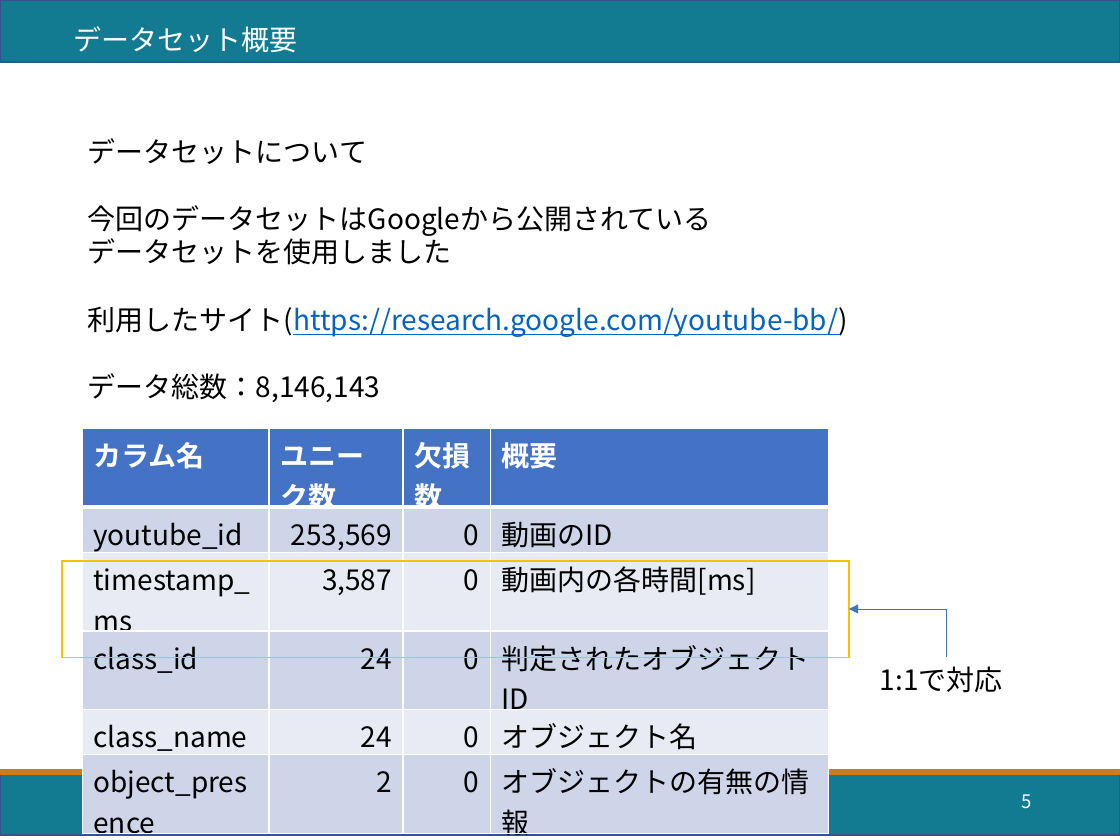
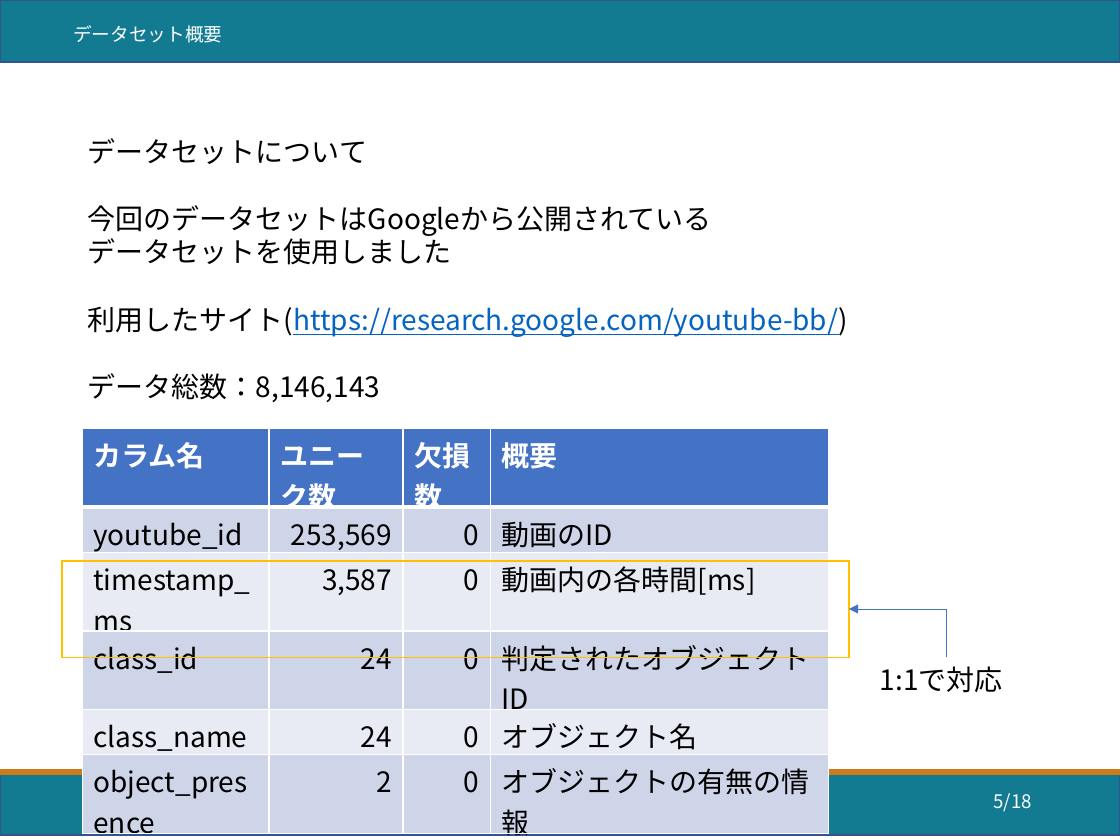
Before and after one commit to chikarahirai/file_upl0ader, a slide deck: slide 5 of 分析自習_v0,1.pptx. Drawn at 1120x840 pixels with LibreOffice and Linux fonts; fonts in the diff are those of the drawing. Boxes give left, top, right and bottom in pixels: in the first picture for what was removed or moved away, otherwise in the second. Text is boxed around its words. In the diff, an @@ line names an element or a change of style, - is before the commit and + after.

```diff
--- a/分析自習_v0,1.pptx
+++ b/分析自習_v0,1.pptx
@@ text "データセット概要" at [73, 25, 222, 43]: size 18 to 12 pt @@
@@ page number at [993, 793, 1031, 812]: text changed @@
-5
+5/18
```
Also in this commit, not shown: 11 other slides changed, 1 slide added, 1 other file.
